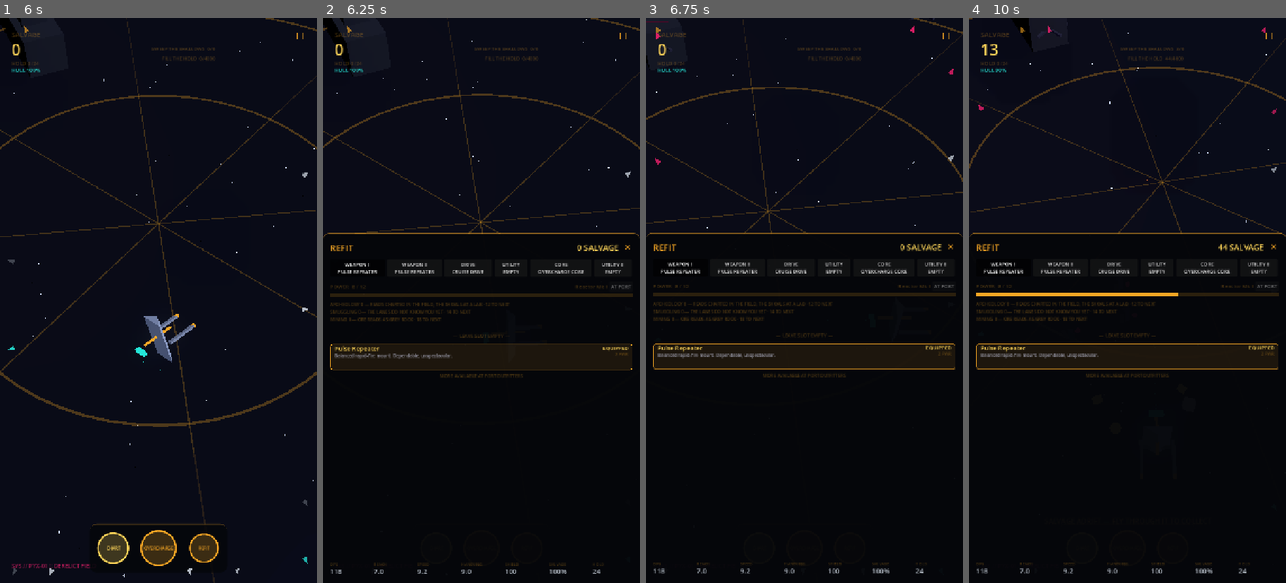
Above: before the commit, frames 1-4 (left to right).
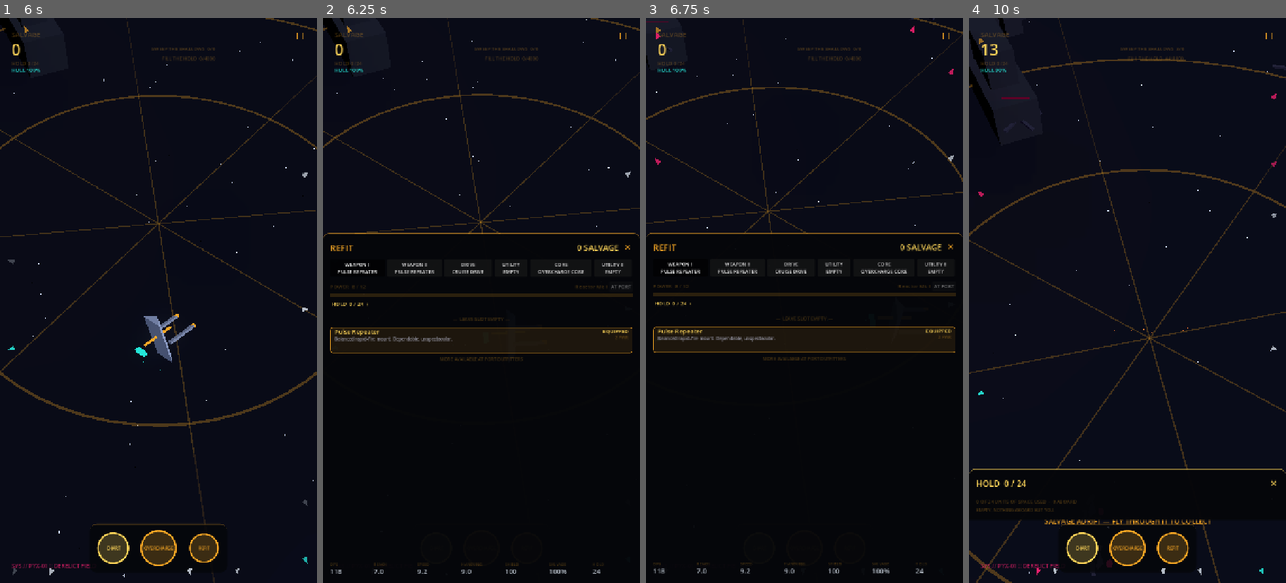
Above: after the commit, the same moments.

Repository: JDix90/pyxis
Game: Godot game, scene res://main.tscn
The game is run twice, just before and just after one commit, with the same random seed, the same clock (stepped at 60 frames per second) and the same inputs. Sound files missing from this copy of the repository are replaced by a short silence.
Inputs (mouse positions are in pixels of both pictures, inside the frame that each line leads up to):
- Up to frame 1 (6 s): click "NEW SURVEY" at 0.5 s; click "SKIP" at 1.25 s; drag from (114, 549) to (190, 176) at 2.02 s; tap A (move_left) at 2.75, 5.75 s; drag from (158, 549) to (142, 413) at 2.77 s; click "| |" at 3.5 s; click "RESUME" at 4.25 s; click "✕" at 5 s; move the mouse to (202, 549) at 5.77 s; hold D (move_right) from 5.78 s (still down); tap I at 5.85 s; click (202, 549) at 5.92 s
- Up to frame 2 (6.25 s): keep holding D (move_right)
- Up to frame 3 (6.75 s): release D (move_right) at 6.5 s; drag from (788, 413) to (709, 215) at 6.52 s
- Up to frame 4 (10 s): move the mouse to (1222, 385) at 7.27 s; hold A (move_left) 7.28-8 s; tap K at 7.35 s; drag from (1032, 215) to (1079, 159) at 8.02 s; tap A (move_left) at 8.75 s; move the mouse to (1143, 300) at 8.77 s; hold S (move_down) 8.78-9.5 s; hold Tab (cycle_target) 8.78-9.5 s; click (1143, 300) at 8.92 s; drag from (1079, 159) to (1064, 328) at 9.52 s

Frame 1 is identical in both runs. In frame 2, 2.1% of the frame differs, in the area x 2-98%, y 50-64%; in frame 3, 2.1%; in frame 4, 9.1%, in the area x 0-100%, y 0-100%.

Commit message:
The hold, step 5: refit goes back to being about fitting
The cut. ~250 lines leave refit_panel.gd -- _docked_bay_key, _build_stash_exit,
_do_stash, _build_pilot_strip, _build_cargo_manifest, _cargo_row, _mini, _dump,
_build_field_reads, _do_field_read, the _pending_cargo arming, and the four
prologue calls that pulled them into _rebuild_module_list. The panel is 791
lines down to 536, and what remains is modules.

_confirm_jettison STAYS, with its own arming vars. It is not a hold view: it is
the guard on a SWAP that would shrink the hold below what is in it, it fires
from _on_module_pressed and _on_unequip, and it belongs to the fitting flow that
raises the question.

What replaces the manifest is one line under the power bar: `HOLD 22 / 34 ›`.
Fitting a Cargo Bay is the one action in that console which changes how much
room you have, and a trade you cannot see is a trade you cannot weigh --
ModuleDB.summary_lines already prints fitted CAPACITY in the stat row, so this
adds USED, the half that was missing. The chevron marks it as a door, and it
closes refit as it opens the hold rather than stacking two sheets the escape
ladder would have to unwind. It follows cargo_changed for the readout alone,
never a whole rebuild: nothing else in a fitting console depends on what is
aboard.

Also removed a comment that had become false -- the note on why the signals are
connected in _ready rather than _apply_layout ended "and the cargo manifest
makes each rebuild bigger", which now describes nothing. The reason it records
is still true and still worth keeping; the example is not.

Co-Authored-By: Claude Opus 5 <noreply@anthropic.com>

Diff:
--- a/scripts/refit_panel.gd
+++ b/scripts/refit_panel.gd
@@ -38,8 +38,7 @@
 	# size_changed, so connecting from inside it added a fresh pair of lambdas on
 	# every window resize — Godot cannot dedupe distinct lambdas, so after N
 	# resizes one salvage_changed rebuilt the whole module list N+1 times. A
-	# browser window that is dragged about is the worst case, and the cargo
-	# manifest makes each rebuild bigger.
+	# browser window that is dragged about is the worst case.
 	GameState.fit_changed.connect(func(_s: Dictionary) -> void:
 		if is_open:
 			_refresh()
@@ -47,6 +46,13 @@
 	GameState.salvage_changed.connect(func(_v: int) -> void:
 		if is_open:
 			_refresh()
+	)
+	# Only the HOLD line, never the whole list. Cargo changes while this sheet is
+	# open -- loot vacuumed up, a toll taken -- and the capacity readout has to
+	# follow, but nothing else in a FITTING console depends on what is aboard.
+	GameState.cargo_changed.connect(func() -> void:
+		if is_open:
+			_refresh_hold_line()
 	)
 
 
@@ -195,6 +201,27 @@
 	_power_fill.color = Palette.AMBER
 	_power_fill.anchor_bottom = 1.0
 	_power_track.add_child(_power_fill)
+
+	# WHAT IS LEFT OF THE HOLD IN THIS CONSOLE, and deliberately only this.
+	#
+	# The manifest moved to its own screen, but a capacity line has to stay:
+	# fitting a Cargo Bay is the one action in here that CHANGES how much room
+	# you have, and a trade you cannot see is a trade you cannot weigh.
+	# ModuleDB.summary_lines already prints fitted capacity in the stat row --
+	# this adds USED, which is the half that was missing, and the chevron marks
+	# it as a door rather than a second readout of the same number.
+	_hold_button = Button.new()
+	_hold_button.flat = true
+	_hold_button.alignment = HORIZONTAL_ALIGNMENT_LEFT
+	UIKit.apply_font(_hold_button, UIKit.SIZE_LABEL)
+	_hold_button.pressed.connect(func() -> void:
+		# One sheet at a time: this console closes as the other opens, rather
+		# than stacking two consoles the escape ladder would then have to unwind.
+		close_panel()
+		var main := get_tree().get_first_node_in_group("main")
+		if main != null and main.hold_screen != null:
+			main.hold_screen.open())
+	box.add_child(_hold_button)
 	return box
 
 
@@ -264,13 +291,13 @@
 # or on a slot change, so arming a jettison, closing the sheet and flying for ten
 # minutes left the confirm live: the next tap on that row dumped cargo with no
 # warning at all. A brake that stays pressed is not a brake.
+var _hold_button: Button
 var _pending_jettison := ""
 var _jettison_armed := false
 # The cargo manifest's own arming, deliberately SEPARATE from the module flow's.
 # Good ids and module ids happen to be disjoint strings today, so one shared
 # variable would work — until the day they are not, and then a primed module
 # swap would be fired by a tap on a cargo row.
-var _pending_cargo := ""
 
 
 func _on_reactor_upgrade() -> void:
@@ -344,7 +371,6 @@
 func _disarm() -> void:
 	_pending_jettison = ""
 	_jettison_armed = false
-	_pending_cargo = ""
 
 
 func _reject() -> void:
@@ -363,7 +389,18 @@
 
 # --- refresh ----------------------------------------------------------------
 
+func _refresh_hold_line() -> void:
+	if _hold_button == null:
+		return
+	var used := GameState.cargo_used()
+	var cap := GameState.cargo_capacity()
+	_hold_button.text = "HOLD  %d / %d  ›" % [used, cap]
+	_hold_button.add_theme_color_override("font_color",
+		Palette.THREAT if used >= cap else Palette.GOLD)
+
+
 func _refresh() -> void:
+	_refresh_hold_line()
 	_salvage_label.text = "%s SALVAGE" % _comma(GameState.salvage)
 
 	var draw := GameState.power_draw()
@@ -389,263 +426,10 @@
 	return "%s\n%s" % [ModuleDB.SLOT_NAMES[slot], String(equipped).to_upper()]
 
 
-func _docked_bay_key() -> String:
-	# The bay of the station we are clamped to, or "" if we are flying or the
-	# station keeps no store.
-	var main := get_tree().get_first_node_in_group("main")
-	if main == null or main.docked_port == null:
-		return ""
-	var port: Port = main.docked_port
-	var pdef: Dictionary = port.def if not port.def.is_empty() \
-		else SystemDB.port_def_by_id(port.port_id)
-	if not GameState.port_has_bay(pdef):
-		return ""
-	return port.bay_key if port.bay_key != "" else port.port_id
-
-
-func _build_stash_exit() -> void:
-	# The honest way out of the hold guard, offered only while docked at a bay.
-	#
-	# This does NOT weaken 16. Jettison pays nothing because "dumping cargo to
-	# dodge a trip to a port should not also be profitable" — and stashing IS the
-	# trip to a port. You flew here. The guard's cost is preserved exactly; only
-	# the destruction is removed.
-	#
-	# Its own control rather than the second tap: "tap again" already means
-	# jettison, and overloading a gesture designed to slow down a destructive
-	# action makes the destructive action ambiguous. A lossless one should not
-	# need the brake at all.
-	var key := _docked_bay_key()
-	if key == "":
-		return
-	var equipped_id: String = GameState.fit.get(_slot, "")
-	var over := GameState.cargo_overflow(_slot, equipped_id)
-	if over <= 0:
-		return
-	if not GameState.stash_would_fit(_slot, equipped_id, key):
-		return
-
-	var main := get_tree().get_first_node_in_group("main")
-	var where: String = main.docked_port.port_name if main and main.docked_port else "THE BAY"
-	var b := Button.new()
-	b.text = "HOLD %d OVER — STASH AT %s" % [over, where]
-	b.custom_minimum_size = Vector2(0, 34)
-	b.add_theme_font_size_override("font_size", 11)
-	b.add_theme_color_override("font_color", Palette.GOLD)
-	b.pressed.connect(func() -> void: _do_stash(key, equipped_id))
-	_module_list.add_child(b)
-	_module_list.add_child(HSeparator.new())
-
-
-func _do_stash(key: String, id: String) -> void:
-	var moved := GameState.stash_to_fit(_slot, id, key)
-	if moved <= 0:
-		_reject()
-		_refresh()
-		return
-	Sfx.play("equip", -7.0, 0.9)
-	var hud := get_tree().get_first_node_in_group("hud")
-	if hud:
-		hud.show_toast("STASHED %d UNIT%s" % [moved, "" if moved == 1 else "S"], Palette.GOLD)
-		hud.refresh_cargo()
-	_refresh()
-
-
-func _build_pilot_strip() -> void:
-	# The same rule the pause menu and the lab render, beside the field-read
-	# buttons it explains.
-	var line := Label.new()
-	line.text = "%s\n%s\n%s" % [GameState.archeology_line(),
-		GameState.smuggling_line(), GameState.mining_line()]
-	line.autowrap_mode = TextServer.AUTOWRAP_WORD_SMART
-	line.add_theme_font_size_override("font_size", 10)
-	line.add_theme_color_override("font_color", Palette.AMBER_DIM)
-	_module_list.add_child(line)
-	_module_list.add_child(HSeparator.new())
-
-
-func _build_cargo_manifest() -> void:
-	# THE HOLD, READABLE ANYWHERE. Until now cargo could only be inspected at a
-	# market counter, so a pilot 900 units out with a full hold had no way to see
-	# what was in it, let alone decide what to drop. REFIT is the console that is
-	# open everywhere except a boss fight and a dock, which makes it the one place
-	# this can live.
-	if GameState.cargo.is_empty():
-		return
-
-	var head := Label.new()
-	head.text = "HOLD  %d / %d  ·  %s SALVAGE ABOARD" % [
-		GameState.cargo_used(), GameState.cargo_capacity(),
-		_comma(GameState.hold_value())]
-	head.add_theme_font_size_override("font_size", 12)
-	head.add_theme_color_override("font_color",
-		Palette.THREAT if GameState.cargo_free() <= 0 else Palette.GOLD)
-	_module_list.add_child(head)
-
-	for gid in CommodityDB.ids():
-		var good := String(gid)
-		var held := GameState.cargo_count(good)
-		if held <= 0:
-			continue
-		_module_list.add_child(_cargo_row(good, held))
-	_module_list.add_child(HSeparator.new())
-
-
-func _cargo_row(good: String, held: int) -> Control:
-	var box := VBoxContainer.new()
-	box.add_theme_constant_override("separation", 1)
-
-	var row := HBoxContainer.new()
-	row.add_theme_constant_override("separation", 6)
-	var title := Label.new()
-	title.text = "%s  x%d" % [CommodityDB.display(good).to_upper(), held]
-	title.add_theme_font_size_override("font_size", 12)
-	title.add_theme_color_override("font_color", CommodityDB.color_of(good))
-	title.size_flags_horizontal = Control.SIZE_EXPAND_FILL
-	row.add_child(title)
-	# Two taps, its own arming — never the module flow's. Good ids and module ids
-	# are disjoint strings today; the day they are not, one shared variable would
-	# let a tap on a cargo row fire a primed module swap.
-	var armed := _pending_cargo == good
-	row.add_child(_mini("DUMP 1" if not armed else "SURE?",
-		func() -> void: _dump(good, 1)))
-	if held > 1:
-		row.add_child(_mini("ALL" if not armed else "SURE?",
-			func() -> void: _dump(good, held)))
-	box.add_child(row)
-
-	# What it is, what it costs you to carry, and what it is worth. The category
-	# line is the half of "goods became categories" that never reached a screen:
-	# every component has known its parent since the salvage wave and no row ever
-	# said so.
-	var detail := "%d SPACE EACH  ·  %s EACH" % [
-		CommodityDB.space_of(good), _comma(CommodityDB.base_price(good))]
-	if CommodityDB.is_component(good):
-		detail = "%s  ·  %s" % [
-			CommodityDB.short_name(CommodityDB.parent_of(good)), detail]
-	var sub := Label.new()
-	sub.text = detail
-	sub.add_theme_font_size_override("font_size", 9)
-	sub.add_theme_color_override("font_color", Palette.AMBER_DIM)
-	box.add_child(sub)
-	return box
-
-
-func _mini(text: String, cb: Callable) -> Button:
-	var b := Button.new()
-	b.text = text
-	b.add_theme_font_size_override("font_size", 10)
-	b.pressed.connect(cb)
-	return b
-
-
-func _dump(good: String, units: int) -> void:
-	if _pending_cargo != good:
-		_pending_cargo = good
-		var hud0 := get_tree().get_first_node_in_group("hud")
-		if hud0:
-			hud0.show_toast("TAP AGAIN TO DUMP %s" % CommodityDB.short_name(good),
-				Palette.THREAT)
-		_refresh()
-		return
-	_pending_cargo = ""
-	# Pays nothing, spawns nothing. Dumping is a cost you chose over flying to a
-	# counter; paying for it would make it the better option, and floating it
-	# would make a raider toll evadable by dumping and re-collecting.
-	var dumped := GameState.jettison(good, units)
-	Sfx.play("hit", -6.0, 0.6)
-	var hud := get_tree().get_first_node_in_group("hud")
-	if hud:
-		hud.show_toast("JETTISONED %d %s" % [dumped, CommodityDB.short_name(good)],
-			Palette.THREAT)
-		hud.refresh_cargo()
-	_refresh()
-
-
-func _build_field_reads() -> void:
-	# Reading salvage in the field. Half of the rule GameState.identify carries:
-	# a lab reads one band further than you can manage on your own, so there is
-	# always a reason to carry something home AND always a reason to raise the
-	# skill. This is the other half — the part you can do at 900 units out with a
-	# hold full of unknowns and no station for a system in any direction.
-	#
-	# It lives in REFIT rather than at a port because it is a hold operation, and
-	# REFIT is the console that manages what is on your ship from anywhere. 12
-	# keeps SERVICES at ports; this is not a service, it is you and a prybar.
-	var rows: Array = []
-	for band in range(DeepSpace.BAND_NAMES.size()):
-		var sid := CommodityDB.salvage_for_band(band)
-		if sid == "" or GameState.cargo_count(sid) <= 0:
-			continue
-		if not GameState.can_read(sid, false):
-			continue
-		rows.append(sid)
-	if rows.is_empty():
-		return
-
-	var head := Label.new()
-	head.text = "READABLE ABOARD — ARCHEOLOGY %d" % GameState.archeology
-	head.add_theme_font_size_override("font_size", 11)
-	head.add_theme_color_override("font_color", Palette.GOLD)
-	_module_list.add_child(head)
-
-	for sid_v in rows:
-		var sid := String(sid_v)
-		var box := VBoxContainer.new()
-		box.add_theme_constant_override("separation", 2)
-		var title := Label.new()
-		title.text = "%s  x%d" % [CommodityDB.display(sid).to_upper(), GameState.cargo_count(sid)]
-		title.add_theme_font_size_override("font_size", 12)
-		title.add_theme_color_override("font_color", CommodityDB.color_of(sid))
-		box.add_child(title)
-		var opts := HFlowContainer.new()
-		opts.add_theme_constant_override("h_separation", 6)
-		for out_v in CommodityDB.reads_as(sid):
-			var out := String(out_v)
-			var b := Button.new()
-			# The value and space delta, printed. Reading compresses a hold
-			# 2.6-3.7x and physically shrinks the deep grades, and until now
-			# nothing said so anywhere — 20 flagged it as deferred and it stayed
-			# deferred. It is the actual answer to "I am 900u out and full".
-			var d_val := CommodityDB.base_price(out) - CommodityDB.base_price(sid)
-			var d_space := CommodityDB.space_of(out) - CommodityDB.space_of(sid)
-			b.text = "%s  %+d%s" % [CommodityDB.short_name(out), d_val,
-				"" if d_space == 0 else ("  %+d SPACE" % d_space)]
-			b.add_theme_font_size_override("font_size", 10)
-			b.pressed.connect(func() -> void: _do_field_read(sid, out))
-			opts.add_child(b)
-		box.add_child(opts)
-		_module_list.add_child(box)
-
-	var rule := HSeparator.new()
-	_module_list.add_child(rule)
-
-
-func _do_field_read(sid: String, out: String) -> void:
-	if not GameState.identify(sid, out, false):
-		_reject()
-		_refresh()
-		return
-	Sfx.play("equip", -8.0, 1.25)
-	var hud := get_tree().get_first_node_in_group("hud")
-	if hud:
-		hud.show_toast("READ AS %s" % CommodityDB.short_name(out), CommodityDB.color_of(out))
-		hud.refresh_cargo()
-		if GameState.last_read_tiered:
-			hud.show_toast("ARCHEOLOGY %d — %s NOW READS IN THE FIELD" % [
-				GameState.archeology, DeepSpace.BAND_NAMES[GameState.archeology]],
-				Palette.GOLD)
-	_refresh()
-
-
 func _rebuild_module_list() -> void:
 	for child in _module_list.get_children():
 		child.queue_free()
 
-	_build_pilot_strip()
-	_build_stash_exit()
-	_build_field_reads()
-	_build_cargo_manifest()
 
 	var equipped_id: String = GameState.fit.get(_slot, "")
 
